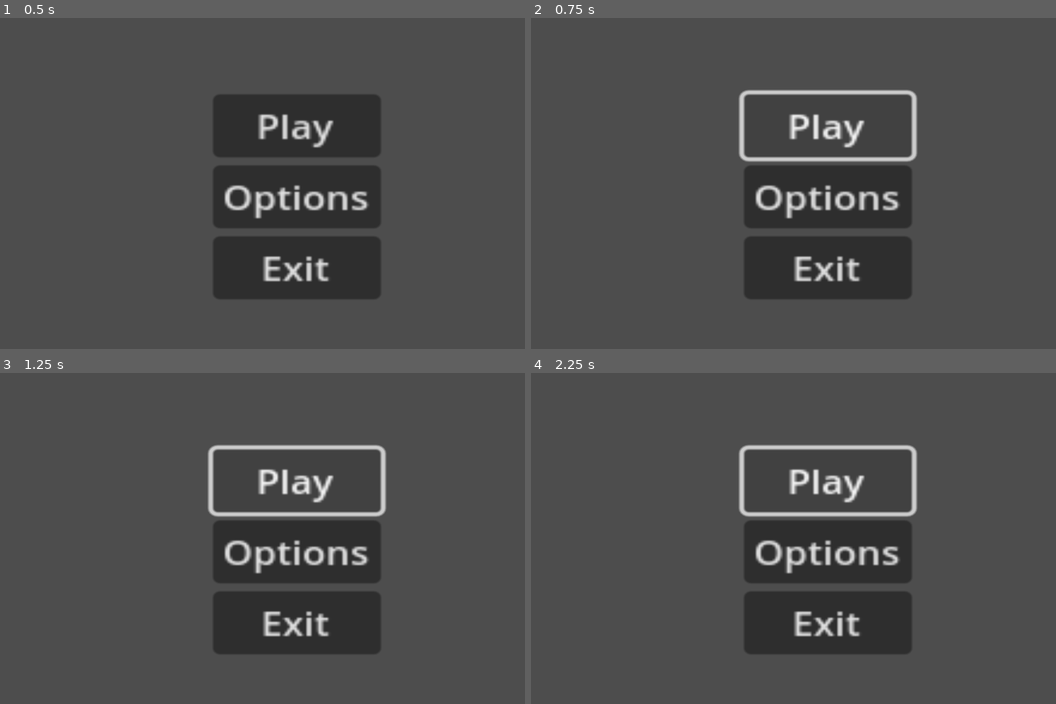
Above: before the commit, frames 1-4 (two rows, left to right).
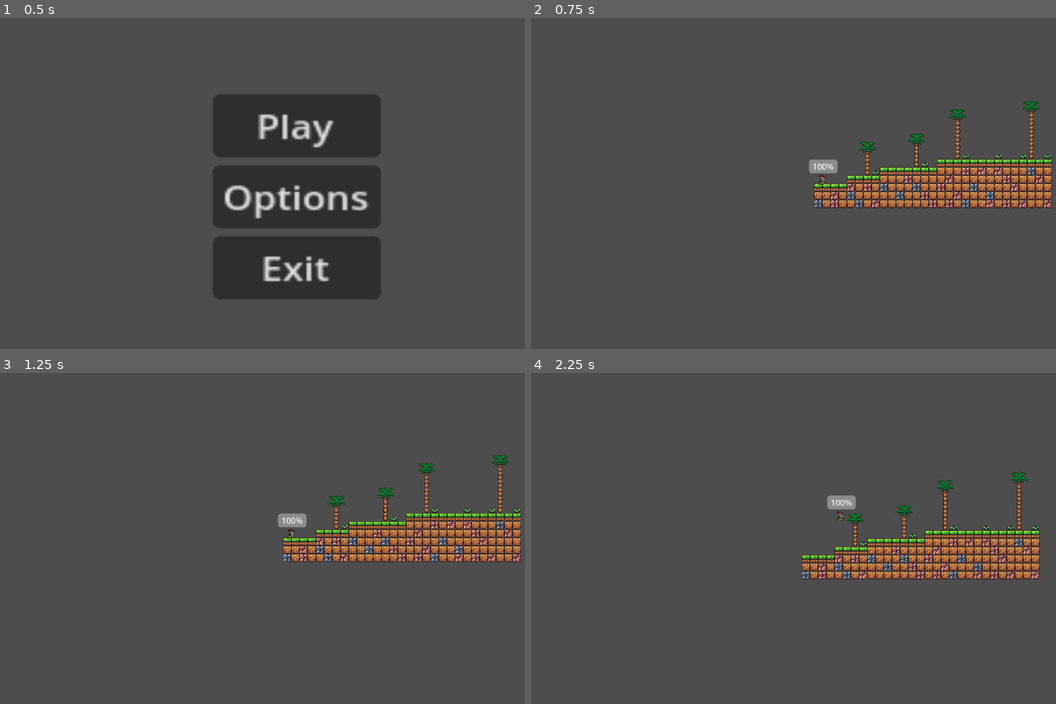
Above: after the commit, the same moments.

Repository: AC350144/FullyHacks2025
Game: Godot game, scene res://scenes/scene_switcher.tscn
The game is run twice, just before and just after one commit, with the same random seed, the same clock (stepped at 60 frames per second) and the same inputs. Before the commit the project starts from res://scenes/main_menu.tscn.
Inputs (mouse positions are in pixels of both pictures, inside the frame that each line leads up to):
- Up to frame 1 (0.5 s): no input
- Up to frame 2 (0.75 s): click "Play" at 0.5 s
- Up to frame 3 (1.25 s): no input
- Up to frame 4 (2.25 s): click (830, 482) at 1.25 s, where only the run before the commit has a clickable "Play"; tap Enter (ui_accept) at 2 s; hold Right (ui_right) from 2.03 s (still down)

Frame 1 is identical in both runs. In frame 2, 17% of the frame differs, in the area x 39-100%, y 21-85%; in frame 3, 17%; in frame 4, 17%.

Commit message:
Added ground collision and confirmed oxygen bar functionality

Diff:
--- a/project.godot
+++ b/project.godot
@@ -11,7 +11,7 @@
 [application]
 
 config/name="FullyHacks2025"
-run/main_scene="res://scenes/main_menu.tscn"
+run/main_scene="uid://bpbhvfkv1qjqc"
 config/features=PackedStringArray("4.4", "GL Compatibility")
 config/icon="res://icon.svg"
 
--- a/scenes/planet1.tscn
+++ b/scenes/planet1.tscn
@@ -1,42 +1,71 @@
-[gd_scene load_steps=4 format=4 uid="uid://ii8jh23o07h6"]
+[gd_scene load_steps=6 format=4 uid="uid://ii8jh23o07h6"]
 
-[ext_resource type="Texture2D" uid="uid://couhbxrmoptwa" path="res://Assets/brackeys_platformer_assets/sprites/world_tileset.png" id="1_c3u4w"]
+[ext_resource type="Script" uid="uid://cobvte2gyquuq" path="res://scripts/planet_1.gd" id="1_3mkt7"]
+[ext_resource type="Texture2D" uid="uid://couhbxrmoptwa" path="res://assets/brackeys_platformer_assets/sprites/world_tileset.png" id="1_c3u4w"]
+[ext_resource type="PackedScene" uid="uid://bmou7yquaeulc" path="res://scenes/player.tscn" id="2_rghbl"]
 
 [sub_resource type="TileSetAtlasSource" id="TileSetAtlasSource_rghbl"]
 texture = ExtResource("1_c3u4w")
 0:0/0 = 0
+0:0/0/physics_layer_0/polygon_0/points = PackedVector2Array(-8, -8, 8, -8, 8, 8, -8, 8)
 1:0/0 = 0
+1:0/0/physics_layer_0/polygon_0/points = PackedVector2Array(-8, -8, 8, -8, 8, 8, -8, 8)
 2:0/0 = 0
+2:0/0/physics_layer_0/polygon_0/points = PackedVector2Array(-8, -8, 8, -8, 8, 8, -8, 8)
 3:0/0 = 0
+3:0/0/physics_layer_0/polygon_0/points = PackedVector2Array(-8, -8, 8, -8, 8, 8, -8, 8)
 4:0/0 = 0
+4:0/0/physics_layer_0/polygon_0/points = PackedVector2Array(-8, -8, 8, -8, 8, 8, -8, 8)
 5:0/0 = 0
+5:0/0/physics_layer_0/polygon_0/points = PackedVector2Array(-8, -8, 8, -8, 8, 8, -8, 8)
 6:0/0 = 0
+6:0/0/physics_layer_0/polygon_0/points = PackedVector2Array(-8, -8, 8, -8, 8, 8, -8, 8)
 7:0/0 = 0
+7:0/0/physics_layer_0/polygon_0/points = PackedVector2Array(-8, -8, 8, -8, 8, 8, -8, 8)
 8:0/0 = 0
+8:0/0/physics_layer_0/polygon_0/points = PackedVector2Array(-8, -8, 8, -8, 8, 8, -8, 8)
 9:0/0 = 0
 10:0/0 = 0
 11:0/0 = 0
 0:1/0 = 0
+0:1/0/physics_layer_0/polygon_0/points = PackedVector2Array(-8, -8, 8, -8, 8, 8, -8, 8)
 1:1/0 = 0
+1:1/0/physics_layer_0/polygon_0/points = PackedVector2Array(-8, -8, 8, -8, 8, 8, -8, 8)
 2:1/0 = 0
+2:1/0/physics_layer_0/polygon_0/points = PackedVector2Array(-8, -8, 8, -8, 8, 8, -8, 8)
 3:1/0 = 0
+3:1/0/physics_layer_0/polygon_0/points = PackedVector2Array(-8, -8, 8, -8, 8, 8, -8, 8)
 4:1/0 = 0
+4:1/0/physics_layer_0/polygon_0/points = PackedVector2Array(-8, -8, 8, -8, 8, 8, -8, 8)
 5:1/0 = 0
+5:1/0/physics_layer_0/polygon_0/points = PackedVector2Array(-8, -8, 8, -8, 8, 8, -8, 8)
 6:1/0 = 0
+6:1/0/physics_layer_0/polygon_0/points = PackedVector2Array(-8, -8, 8, -8, 8, 8, -8, 8)
 7:1/0 = 0
+7:1/0/physics_layer_0/polygon_0/points = PackedVector2Array(-8, -8, 8, -8, 8, 8, -8, 8)
 8:1/0 = 0
+8:1/0/physics_layer_0/polygon_0/points = PackedVector2Array(-8, -8, 8, -8, 8, 8, -8, 8)
 9:1/0 = 0
 10:1/0 = 0
 11:1/0 = 0
 0:2/0 = 0
+0:2/0/physics_layer_0/polygon_0/points = PackedVector2Array(-8, -8, 8, -8, 8, 8, -8, 8)
 1:2/0 = 0
+1:2/0/physics_layer_0/polygon_0/points = PackedVector2Array(-8, -8, 8, -8, 8, 8, -8, 8)
 2:2/0 = 0
+2:2/0/physics_layer_0/polygon_0/points = PackedVector2Array(-8, -8, 8, -8, 8, 8, -8, 8)
 3:2/0 = 0
+3:2/0/physics_layer_0/polygon_0/points = PackedVector2Array(-8, -8, 8, -8, 8, 8, -8, 8)
 4:2/0 = 0
+4:2/0/physics_layer_0/polygon_0/points = PackedVector2Array(-8, -8, 8, -8, 8, 8, -8, 8)
 5:2/0 = 0
+5:2/0/physics_layer_0/polygon_0/points = PackedVector2Array(-8, -8, 8, -8, 8, 8, -8, 8)
 6:2/0 = 0
+6:2/0/physics_layer_0/polygon_0/points = PackedVector2Array(-8, -8, 8, -8, 8, 8, -8, 8)
 7:2/0 = 0
+7:2/0/physics_layer_0/polygon_0/points = PackedVector2Array(-8, -8, 8, -8, 8, 8, -8, 8)
 8:2/0 = 0
+8:2/0/physics_layer_0/polygon_0/points = PackedVector2Array(-8, -8, 8, -8, 8, 8, -8, 8)
 9:2/0 = 0
 10:2/0 = 0
 11:2/0 = 0
@@ -133,9 +162,11 @@
 3:15/0 = 0
 
 [sub_resource type="TileSet" id="TileSet_3mkt7"]
+physics_layer_0/collision_layer = 3
 sources/0 = SubResource("TileSetAtlasSource_rghbl")
 
 [node name="Planet1" type="Node2D"]
+script = ExtResource("1_3mkt7")
 
 [node name="TileMap" type="TileMapLayer" parent="."]
 texture_filter = 1
@@ -144,5 +175,8 @@
 
 [node name="Enemies" type="Node2D" parent="."]
 
-[node name="PlayerSpawn" type="Marker2D" parent="."]
-position = Vector2(32, -64)
+[node name="Player" parent="." instance=ExtResource("2_rghbl")]
+position = Vector2(16, -34)
+
+[node name="RayCast2D" type="RayCast2D" parent="."]
+position = Vector2(104, -97)
--- a/scenes/player.tscn
+++ b/scenes/player.tscn
@@ -1,18 +1,95 @@
-[gd_scene load_steps=2 format=3 uid="uid://bmou7yquaeulc"]
+[gd_scene load_steps=13 format=3 uid="uid://bmou7yquaeulc"]
 
 [ext_resource type="Script" uid="uid://bwlv4tiaursei" path="res://scripts/player.gd" id="1_3vyb7"]
+[ext_resource type="Texture2D" uid="uid://cbr516r4bdjso" path="res://assets/brackeys_platformer_assets/sprites/knight.png" id="2_g2els"]
+
+[sub_resource type="AtlasTexture" id="AtlasTexture_qhqgy"]
+atlas = ExtResource("2_g2els")
+region = Rect2(0, 64, 32, 32)
+
+[sub_resource type="AtlasTexture" id="AtlasTexture_dqkch"]
+atlas = ExtResource("2_g2els")
+region = Rect2(32, 64, 32, 32)
+
+[sub_resource type="AtlasTexture" id="AtlasTexture_qlg0r"]
+atlas = ExtResource("2_g2els")
+region = Rect2(64, 64, 32, 32)
+
+[sub_resource type="AtlasTexture" id="AtlasTexture_tuyoq"]
+atlas = ExtResource("2_g2els")
+region = Rect2(96, 64, 32, 32)
+
+[sub_resource type="AtlasTexture" id="AtlasTexture_fjrip"]
+atlas = ExtResource("2_g2els")
+region = Rect2(128, 64, 32, 32)
+
+[sub_resource type="AtlasTexture" id="AtlasTexture_smehm"]
+atlas = ExtResource("2_g2els")
+region = Rect2(160, 64, 32, 32)
+
+[sub_resource type="AtlasTexture" id="AtlasTexture_ur7pv"]
+atlas = ExtResource("2_g2els")
+region = Rect2(192, 64, 32, 32)
+
+[sub_resource type="AtlasTexture" id="AtlasTexture_y4r1p"]
+atlas = ExtResource("2_g2els")
+region = Rect2(224, 64, 32, 32)
+
+[sub_resource type="SpriteFrames" id="SpriteFrames_d2wvv"]
+animations = [{
+"frames": [{
+"duration": 1.0,
+"texture": SubResource("AtlasTexture_qhqgy")
+}, {
+"duration": 1.0,
+"texture": SubResource("AtlasTexture_dqkch")
+}, {
+"duration": 1.0,
+"texture": SubResource("AtlasTexture_qlg0r")
+}, {
+"duration": 1.0,
+"texture": SubResource("AtlasTexture_tuyoq")
+}, {
+"duration": 1.0,
+"texture": SubResource("AtlasTexture_fjrip")
+}, {
+"duration": 1.0,
+"texture": SubResource("AtlasTexture_smehm")
+}, {
+"duration": 1.0,
+"texture": SubResource("AtlasTexture_ur7pv")
+}, {
+"duration": 1.0,
+"texture": SubResource("AtlasTexture_y4r1p")
+}],
+"loop": true,
+"name": &"default",
+"speed": 10.0
+}]
+
+[sub_resource type="CircleShape2D" id="CircleShape2D_3v2ag"]
+radius = 5.09902
 
 [node name="Player" type="CharacterBody2D"]
+collision_mask = 2
 script = ExtResource("1_3vyb7")
 
 [node name="OxygenBar" type="ProgressBar" parent="."]
-offset_left = 317.0
-offset_top = 180.0
-offset_right = 762.0
-offset_bottom = 248.0
-show_percentage = false
+offset_left = -26.0
+offset_top = -49.0
+offset_right = 30.0
+offset_bottom = -22.0
+
+[node name="AnimatedSprite2D" type="AnimatedSprite2D" parent="."]
+position = Vector2(1, -12)
+sprite_frames = SubResource("SpriteFrames_d2wvv")
+autoplay = "default"
+frame = 1
+frame_progress = 0.967932
 
 [node name="CollisionShape2D" type="CollisionShape2D" parent="."]
+position = Vector2(1, -7)
+shape = SubResource("CircleShape2D_3v2ag")
 
 [node name="Camera2D" type="Camera2D" parent="."]
 position_smoothing_enabled = true
--- a/scenes/scene_switcher.tscn
+++ b/scenes/scene_switcher.tscn
@@ -1,6 +1,9 @@
-[gd_scene load_steps=2 format=3 uid="uid://bpbhvfkv1qjqc"]
+[gd_scene load_steps=3 format=3 uid="uid://bpbhvfkv1qjqc"]
 
 [ext_resource type="Script" uid="uid://ba3m1oaobabfi" path="res://scripts/scene_switcher.gd" id="1_n3187"]
+[ext_resource type="PackedScene" uid="uid://ua771g6s23r6" path="res://scenes/main_menu.tscn" id="2_757ry"]
 
 [node name="SceneSwitcher" type="Node"]
 script = ExtResource("1_n3187")
+
+[node name="Main Menu" parent="." instance=ExtResource("2_757ry")]
--- /dev/null
+++ b/scripts/planet_1.gd
@@ -0,0 +1,9 @@
+extends Node2D
+
+@onready var test_ray = $RayCast2D
+
+func _physics_process(delta):
+	if test_ray.is_colliding():
+		var collider = test_ray.get_collider()
+		if collider.name == "Player":
+			collider.get_hit(10)
--- a/scripts/scene_switcher.gd
+++ b/scripts/scene_switcher.gd
@@ -1,9 +1,9 @@
 extends Node
 
-@onready var current_planet = $planet1
+@onready var current_planet = $"Main Menu"
 
 func _ready() -> void:
-	$planet1.connect("planet_changed", doing_planet_changed)
+	$"Main Menu".connect("planet_changed", doing_planet_changed)
 
 func doing_planet_changed(current_planet_name: String):
 	var next_planet
Not shown, changed: Assets/brackeys_platformer_assets/fonts/PixelOperator8-Bold.ttf.import
Not shown, changed: Assets/brackeys_platformer_assets/fonts/PixelOperator8.ttf.import
Not shown, changed: Assets/brackeys_platformer_assets/music/time_for_adventure.mp3.import
Not shown, changed: Assets/brackeys_platformer_assets/sounds/coin.wav.import
Not shown, changed: Assets/brackeys_platformer_assets/sounds/explosion.wav.import
Not shown, changed: Assets/brackeys_platformer_assets/sounds/hurt.wav.import
Not shown, changed: Assets/brackeys_platformer_assets/sounds/jump.wav.import
Not shown, changed: Assets/brackeys_platformer_assets/sounds/power_up.wav.import
Not shown, changed: Assets/brackeys_platformer_assets/sounds/tap.wav.import
Not shown, changed: Assets/brackeys_platformer_assets/sprites/coin.png.import
Not shown, changed: Assets/brackeys_platformer_assets/sprites/fruit.png.import
Not shown, changed: Assets/brackeys_platformer_assets/sprites/knight.png.import
(and 5 more such lines)
